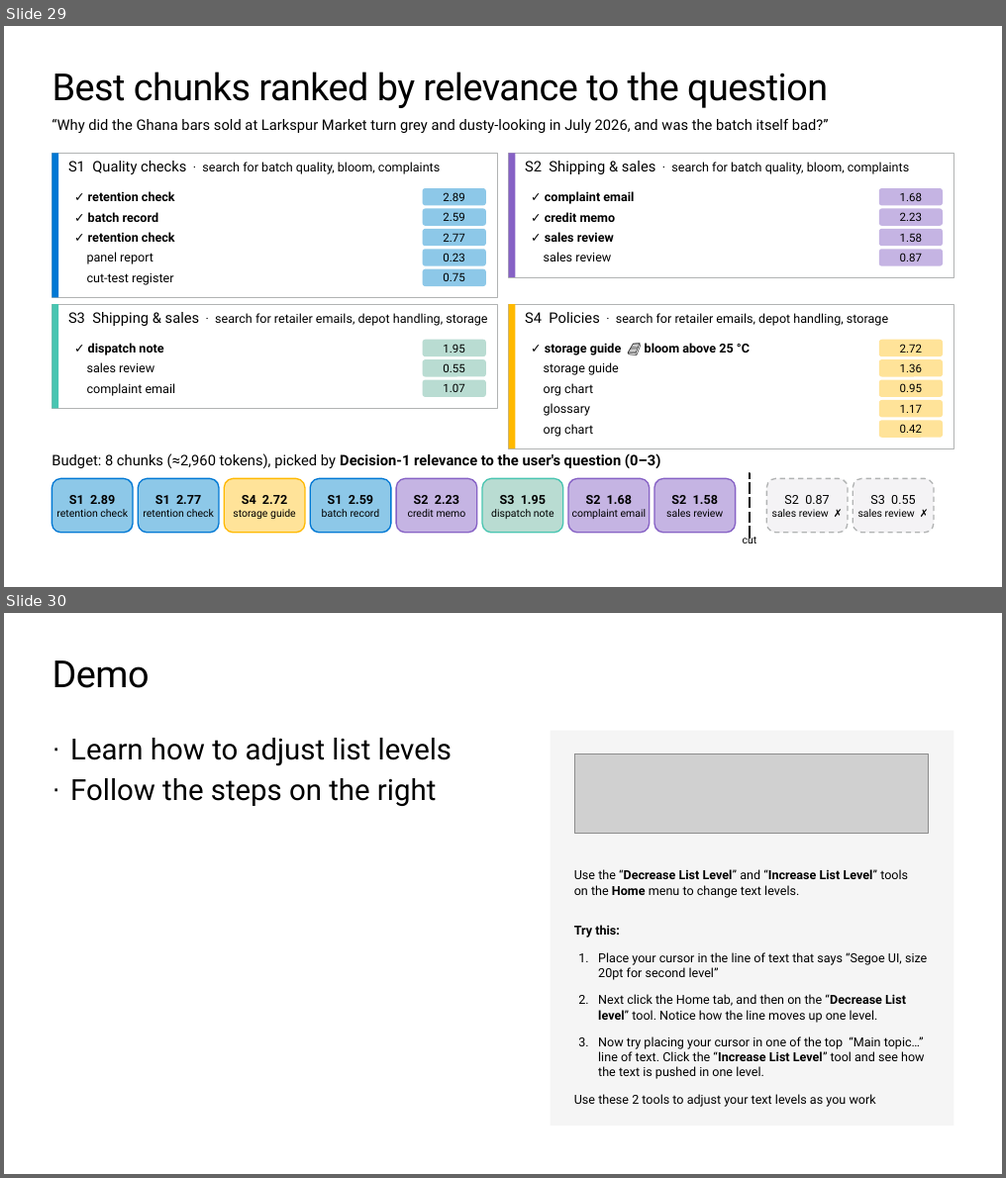
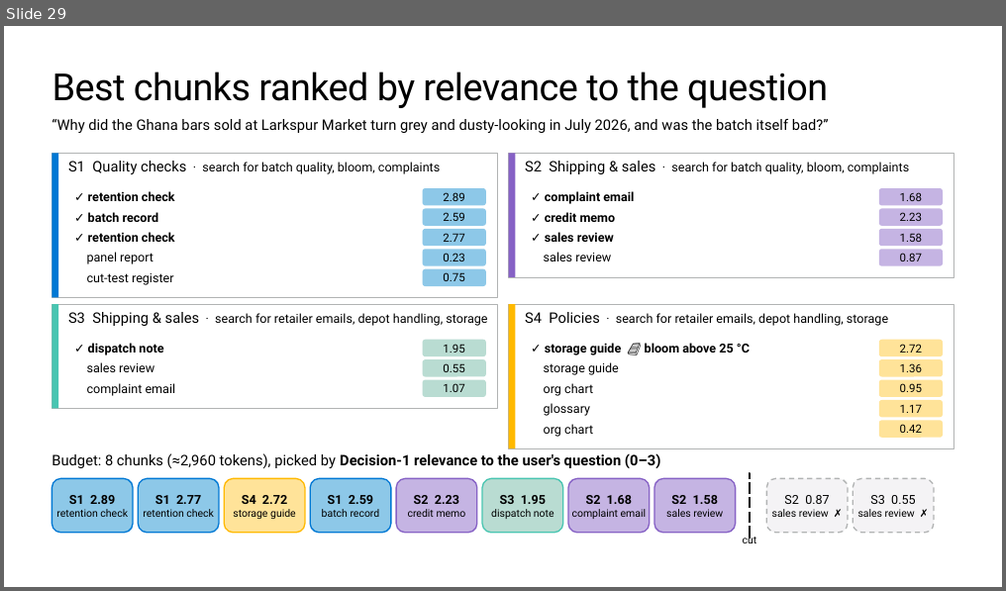
Before and after one commit to microsoft/ignite26-BRK300-building-agentic-retrieval-from-diy-to-foundry-iq, a slide deck: IgniteBRK300-WorkingDeck.pptx. Shown one above the other, each under a label of ours: slides 29 and 30 before the commit, slide 29 after it. The pictures are 1006x1178 and 1006x591 pixels, drawn with LibreOffice and Linux fonts; fonts in the diff are those of the drawing; grey boxes stand for pictures; background and template pictures are left out. Boxes give left, top, right and bottom in pixels: in the first picture for what was removed or moved away, otherwise in the second. Text is boxed around its words. In the diff, an @@ line names an element or a change of style, - is before the commit and + after.

```diff
--- a/IgniteBRK300-WorkingDeck.pptx
+++ b/IgniteBRK300-WorkingDeck.pptx
@@ slide 30 removed at (4,613,1002,1174), background #FFFFFF @@
@@ title removed at (53,661,150,688) @@
-Demo
@@ rectangle removed at (550,731,954,1127) @@
@@ text removed at (70,738,451,806) @@
-· Learn how to adjust list levels
-· Follow the steps on the right
@@ picture removed at (575,755,929,833) @@
@@ text removed at (574,869,927,1107) @@
-Use the “Decrease List Level” and “Increase List Level” tools
-on the Home menu to change text levels.
-Try this:
-1. Place your cursor in the line of text that says “Segoe UI, size 20pt for second level”
-2. Next click the Home tab, and then on the “Decrease List level” tool. Notice how the line moves up one level.
-3. Now try placing your cursor in one of the top “Main topic…” line of text. Click the “Increase List Level” tool and see how the text is pushed in one level.
-Use these 2 tools to adjust your text levels as you work
```
Also in this commit, not shown: 10 slides added, 9 other slides removed, 1 other file.
